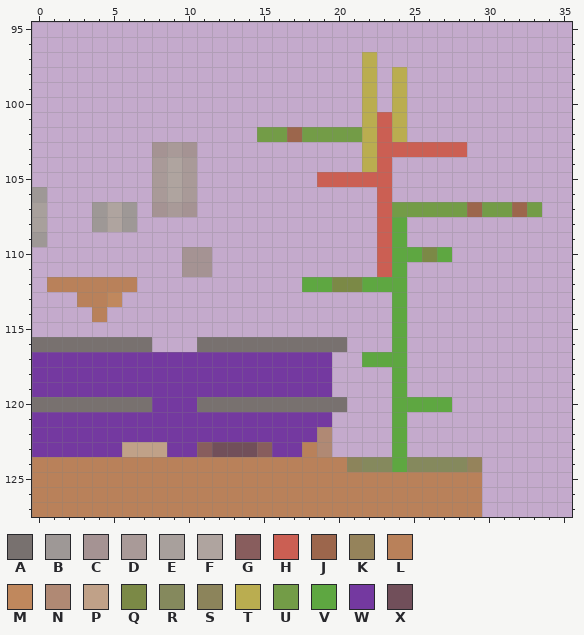
Edited in one commit: sprite sheet (_Built/YaYa v0.0.0/Universe.AngeliA/Maps/0_0.png). The first picture shows the starting point.
The file is 128x128 pixels. Colours within 5 levels of each other are drawn and written as one. Shown: x 0..35, y 95..127.
Palette (. is transparent): A #78716f  B #9e9896  C #a59393  D #a99a98  E #a8a09c  F #afa49f  G #885d5d  H #cb5f53  J #9c664c  K #95835b  L #b9815a  M #c0885d  N #b08974  P #c0a188  Q #7b8946  R #85895d  S #8c845b  T #baad50  U #739c47  V #5ea741  W #7439a0  X #714f5a
New version:
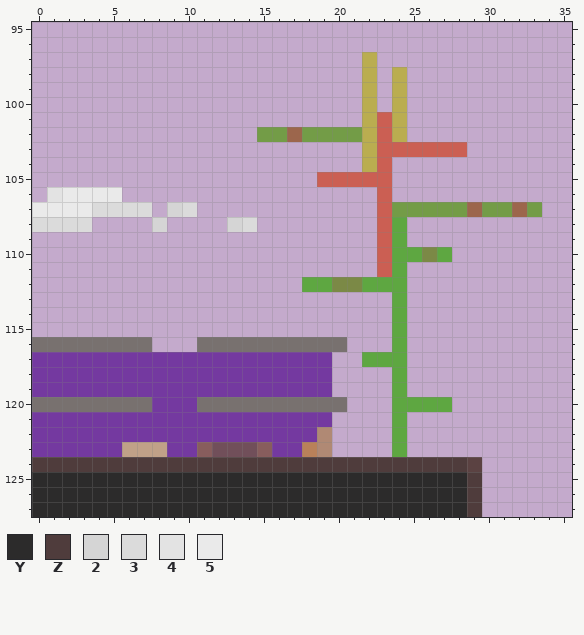
Colours new in this view: Y #2c2b2b  Z #4f3c3c  2 #d5d5d5  3 #dbdbdb  4 #e3e3e3  5 #eaeaea
Change:
colour K: #95835b -> #5b4242
Changed rows in their new state; - is a pixel that keeps its letter.
first column x 0:
103 --------...----
104 --------...----
105 --------...----
106 .45555--...----
107 55553333.23----
108 3333...-2----23
109 .--------------
110 ----------..---
111 ----------..---
112 -......--------
113 ---...---------
114 ----.----------
first column x 0:
124 ZZZZZZZZZZZZZZZZZZZZZZZZZZZZZ-
125 YYYYYYYYYYYYYYYYYYYYYYYYYYYYYZ
126 YYYYYYYYYYYYYYYYYYYYYYYYYYYYYZ
127 YYYYYYYYYYYYYYYYYYYYYYYYYYYYYZ
